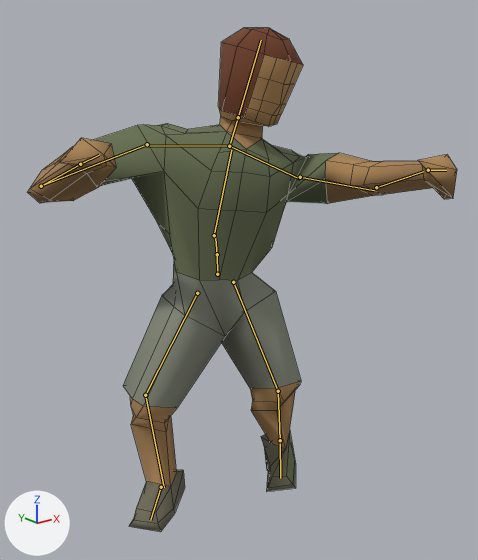
What one commit did to the Blender file blender/player.blend.
Before and after are seen from a camera (50 mm lens) standing at (-1.246, -1.639, 1.484) and looking at (-0.079, -0.181, 0.901). The lights are fixed; the arrows at lower left show +X, +Y and +Z. Both versions are drawn at frame 12 of the action 'Top Attack'; the numbers are the values there. The bones that bend it are drawn over the model as lines. Mesh edges are drawn as thin lines.
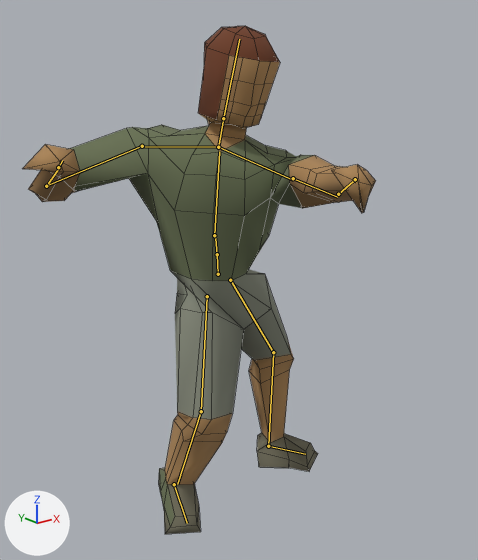
Location of each change, (x1, y1, x2, y2) in pixels of the pictures (478 x 560 px):
'Plane', posed (18% narrower)
    before: (28, 28, 457, 532)
    after: (23, 26, 376, 534)
bone 'Left Leg', root to tip
    before: (233, 282) to (278, 391)
    after: (230, 280) to (273, 352)
bone 'Left Middle Foot', root to tip
    before: (278, 391) to (280, 440)
    after: (273, 352) to (268, 446)
bone 'Left Foot', root to tip
    before: (280, 440) to (280, 478)
    after: (268, 446) to (305, 454)
bone 'Right Leg', root to tip
    before: (197, 293) to (145, 395)
    after: (207, 296) to (201, 411)
bone 'Right Middle Foot', root to tip
    before: (145, 395) to (164, 487)
    after: (201, 411) to (177, 484)

The change in detail:
Bone 'Main Bone' (bone_main_bone) turns from (0, 0, 0) to (0, -18, 0) degrees about its own x, y and z.
Bone 'Left Leg' (bone_left_leg) moves from (-0.022, -0.004, -0.003) to (-0.057, -0.013, -0.021).
Bone 'Left Leg' (bone_left_leg) turns from (-2, -6, -18) to (34, -58, -9) degrees about its own x, y and z.
Bone 'Left Middle Foot' (bone_left_middle_foot) turns from (35, -37, 17) to (-17, -41, 19) degrees about its own x, y and z.
Bone 'Left Foot' (bone_left_foot) turns from (33, 22, -56) to (27, 16, -50) degrees about its own x, y and z.
Bone 'Right Leg' (bone_right_leg) moves from (0.008, -0.001, -0.001) to (-0.05, 0.003, -0.02).
Bone 'Right Leg' (bone_right_leg) turns from (23, -18, -14) to (7, -59, 17) degrees about its own x, y and z.
Bone 'Right Middle Foot' (bone_right_middle_foot) turns from (-56, 46, -32) to (-52, 36, -50) degrees about its own x, y and z.
